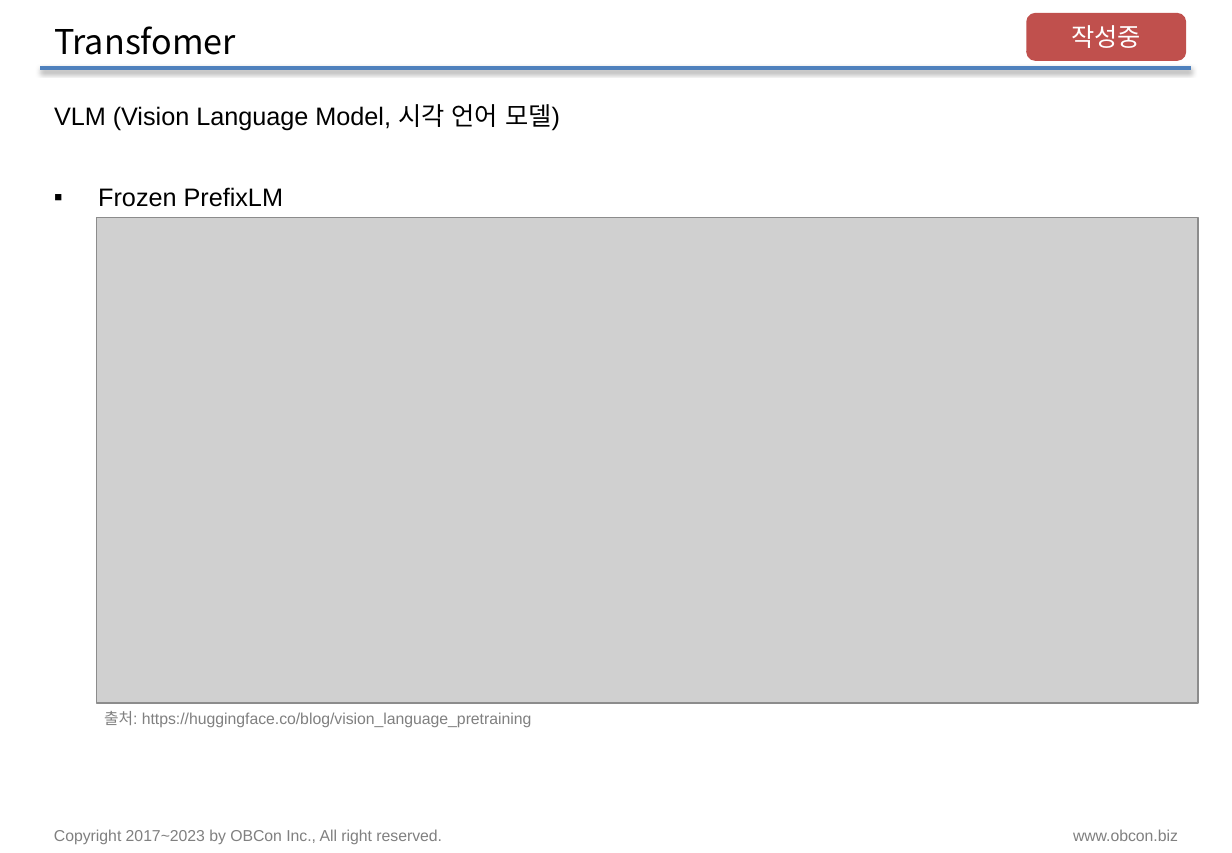
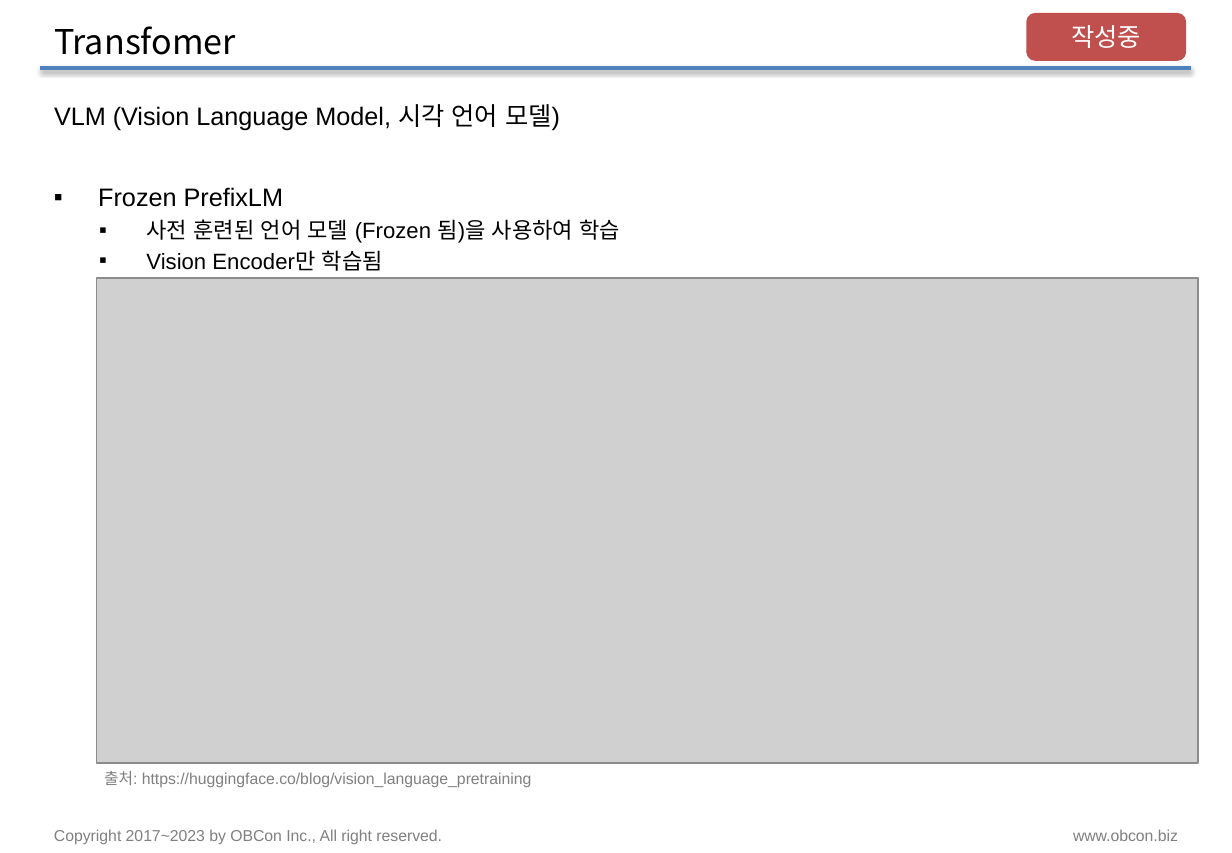
Before and after one commit to pnuskgh/EFriendExpert, a slide deck: slide 16 of laboratory/pnuskgh/docs/Deep_Learning_002.pptx. Drawn at 1232x853 pixels with LibreOffice and Linux fonts; fonts in the diff are those of the drawing; grey boxes stand for pictures. Boxes give left, top, right and bottom in pixels: in the first picture for what was removed or moved away, otherwise in the second. Text is boxed around its words. In the diff, an @@ line names an element or a change of style, - is before the commit and + after.

```diff
--- a/laboratory/pnuskgh/docs/Deep_Learning_002.pptx
+++ b/laboratory/pnuskgh/docs/Deep_Learning_002.pptx
@@ text at box(146, 219, 620, 271): paragraphs added @@
+  ▪ 사전 훈련된 언어 모델 (Frozen 됨)을 사용하여 학습
+  ▪ Vision Encoder만 학습됨
@@ picture: place and size @@
-picture at box(97, 218, 1199, 704)
+picture at box(97, 278, 1199, 763)
@@ text "출처: https://huggingface.co/blog/vision_language_pretraining": place and size @@
-text "출처: https://huggingface.co/blog/vision_language_pretraining" at box(104, 711, 532, 727)
+text "출처: https://huggingface.co/blog/vision_language_pretraining" at box(104, 771, 532, 787)
```
Also in this commit, not shown: 4 other slides changed, 3 other files.
